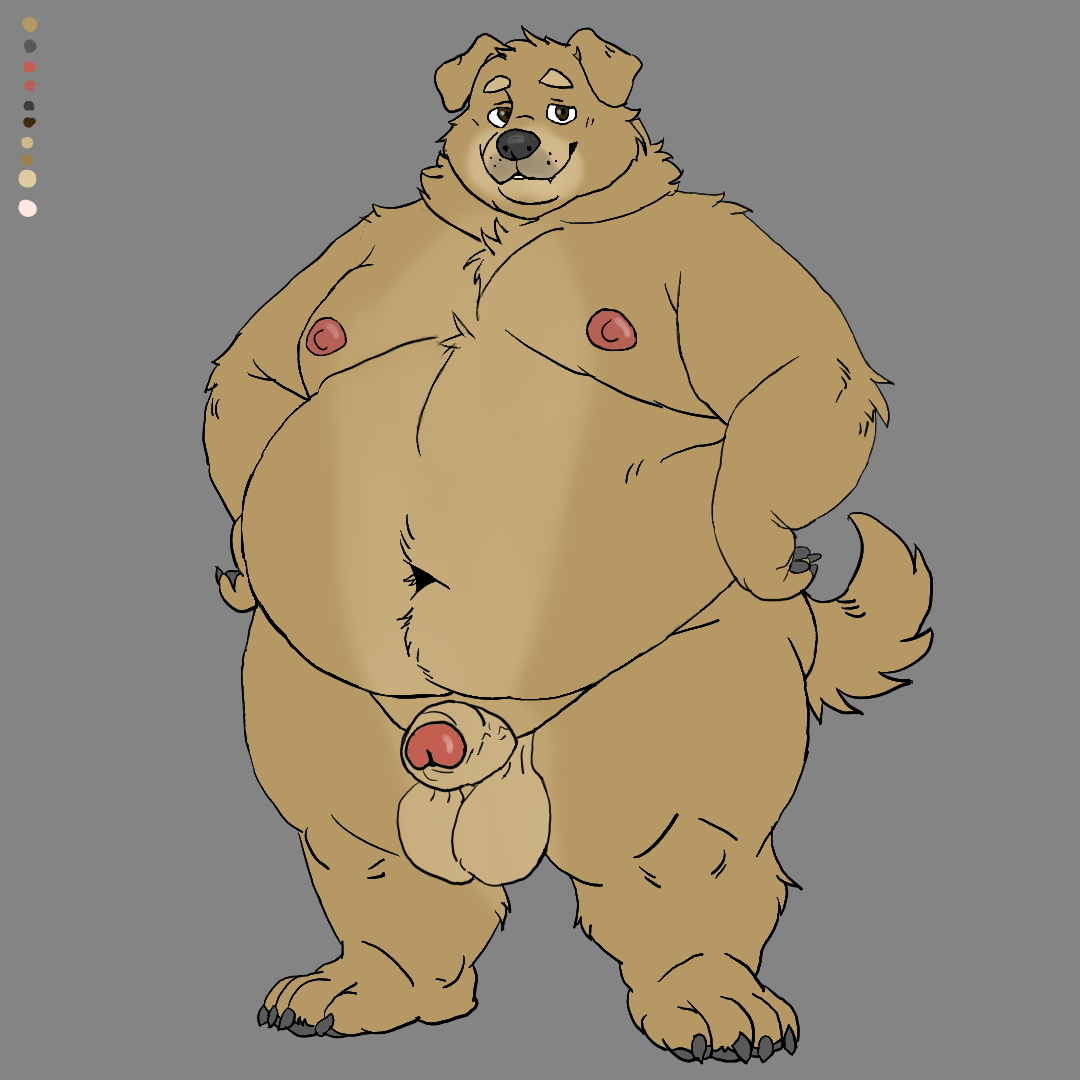
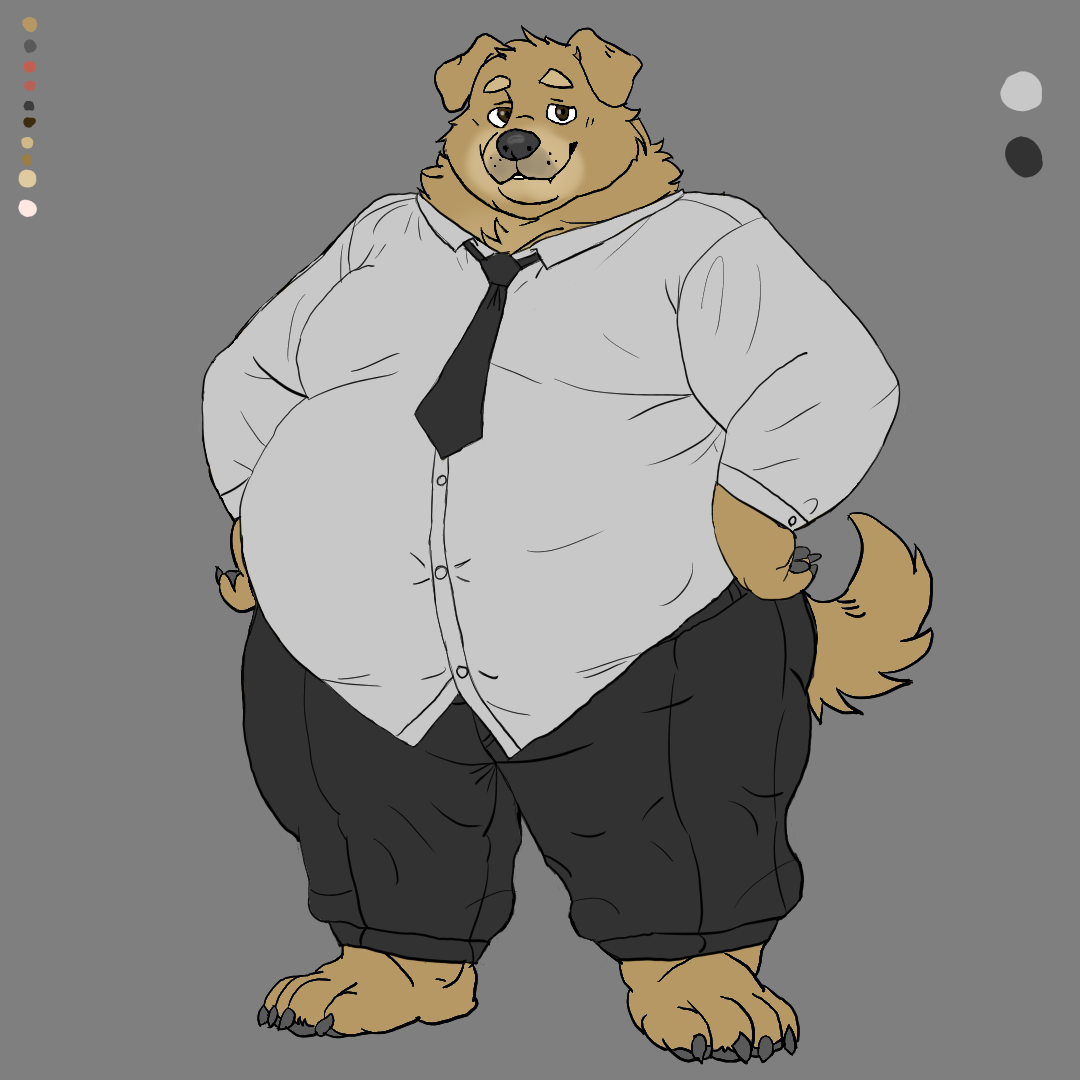
Layers edited between the first and the second w=1080, h=1080 image:
added group "Roupa Social" with 3 layers above "Base" over box(128, 64, 1080, 1080)
added layer "Paleta" (1st of 2, in "Roupa Social") in group "Roupa Social" over box(960, 64, 1080, 192)
added layer "Traços" in group "Roupa Social" over box(192, 128, 1080, 1024)
added layer "Pintura" in group "Roupa Social" over box(128, 128, 960, 1080)
moved "Paleta" (2nd of 2, in "Base") into group "Base" over box(0, 0, 1080, 640)
painted on "Cabeça" over box(0, 0, 704, 320)
painted on "Braço Direito" over box(640, 128, 1024, 704)
painted on "Braço Esquerdo" over box(192, 192, 448, 704)
painted on "Peitoral" over box(192, 64, 832, 768)
hid "Pinto", painted on it over box(384, 640, 576, 960)
painted on "Pernas" over box(192, 512, 832, 1080)
painted on "Cauda" over box(0, 0, 1080, 1080)
painted on "Plano de fundo" over box(0, 0, 1080, 1080)
